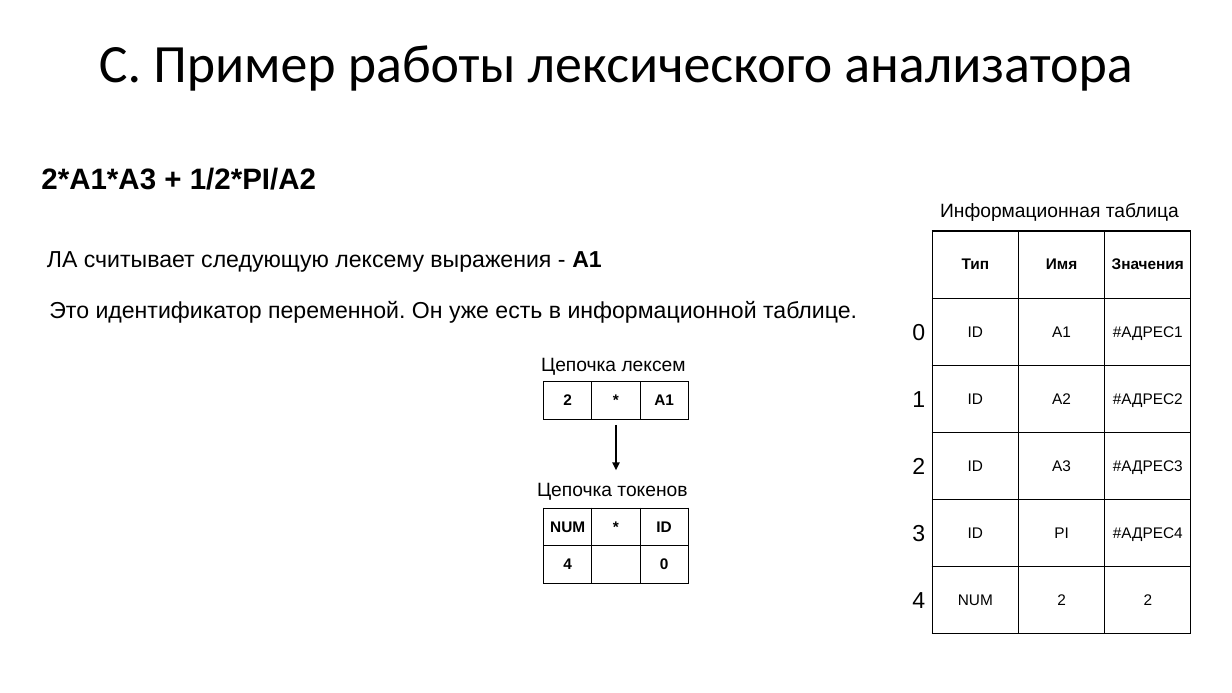
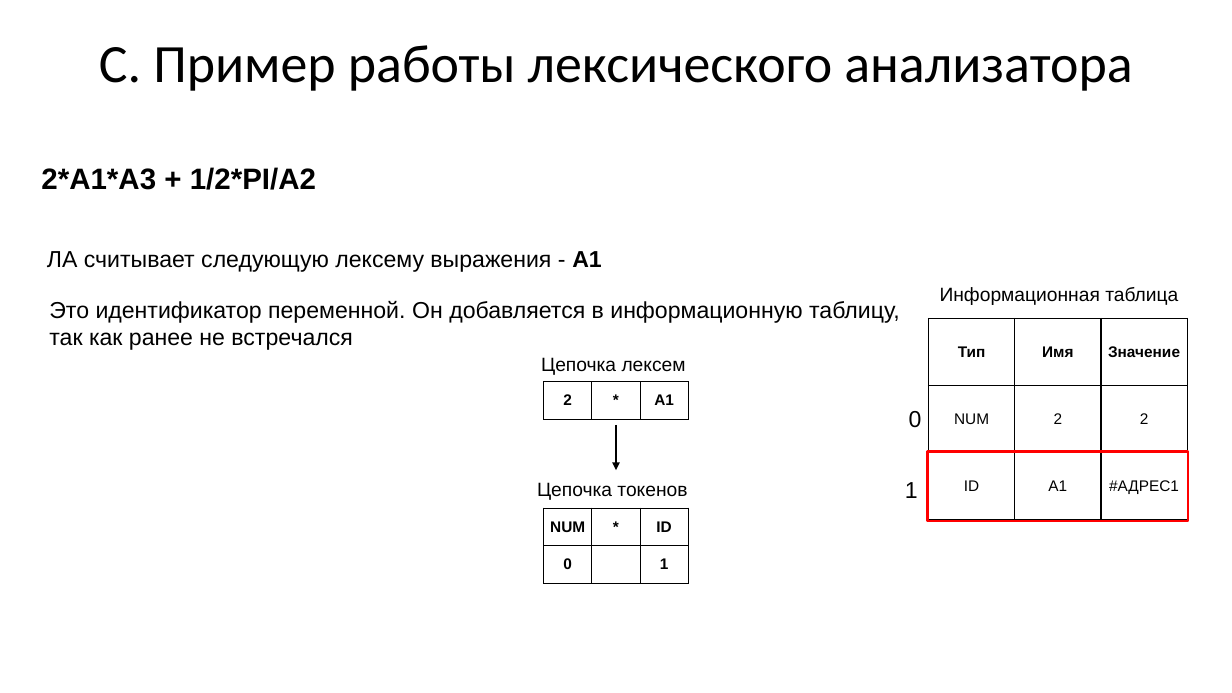
Before and after one commit to goddamnteam/korzun, a slide deck: slide 13 of task3.pptx. Drawn at 1232x693 pixels with LibreOffice and Linux fonts; fonts in the diff are those of the drawing. Boxes give left, top, right and bottom in pixels: in the first picture for what was removed or moved away, otherwise in the second. Text is boxed around its words. In the diff, an @@ line names an element or a change of style, - is before the commit and + after.

Commit message:
Update Trees and Tables

```diff
--- a/task3.pptx
+++ b/task3.pptx
@@ text "Информационная таблица": place and size @@
-text "Информационная таблица" at (940,203,1179,221)
+text "Информационная таблица" at (940,287,1178,305)
@@ text at (49,301,900,350): text changed @@
-Это идентификатор переменной. Он уже есть в информационной таблице.
+Это идентификатор переменной. Он добавляется в информационную таблицу,
+так как ранее не встречался
@@ table at (929,319,1187,520) @@
-row 1: Тип | Имя | Значения
+row 1: Тип | Имя | Значение
+row 2: NUM | 2 | 2
-row 3: ID | A2 | #АДРЕС2
-row 4: ID | A3 | #АДРЕС3
-row 5: ID | PI | #АДРЕС4
@@ table: place and size @@
-table at (933,231,1190,567)
+table at (929,319,1187,520)
@@ text "0": place and size @@
-text "0" at (912,324,925,341)
+text "0" at (909,411,922,428)
@@ text "1": place and size @@
-text "1" at (912,391,925,407)
+text "1" at (905,482,918,498)
@@ text removed at (912,458,925,474) @@
-2
@@ rectangle added at (928,452,1189,521), outline #FF0000 2 pt @@
@@ table at (543,508,688,583) @@
-row 2, column 1: 4
+row 2, column 1: 0
-row 2, column 3: 0
+row 2, column 3: 1
@@ text removed at (912,525,925,542) @@
-3
@@ table removed at (933,567,1190,634), 1 rows, 3 columns @@
-NUM | 2 | 2
@@ text removed at (912,592,925,608) @@
-4
```
Also in this commit, not shown: 22 other slides changed, 10 slides added.
